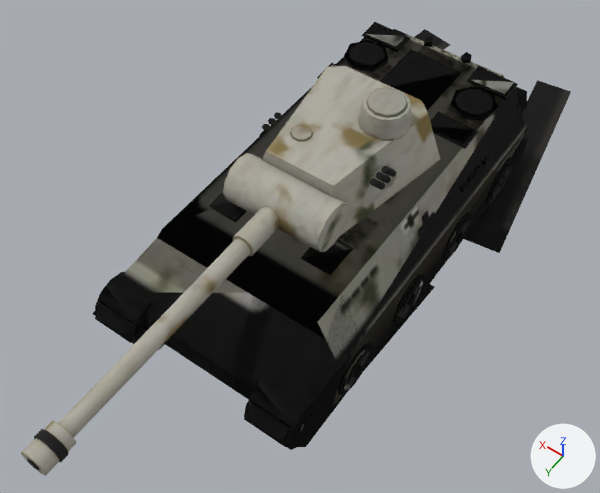
Two versions of the glTF model public/models/pantherD_winter.glb, one commit apart.
One viewpoint serves both versions: a camera (50 mm lens) standing at (-4.4, 6.98, 10.61) and looking at (0.0, 0.83, 0.95). Arrows for +X, +Y and +Z are at lower right; the lights stay in place. The picture after the commit comes second. Vertices at exactly the same position are counted once.

The first picture shows 'hull_ok', 'hull_trackL', 'hull_trackR', 'turret_ok'.
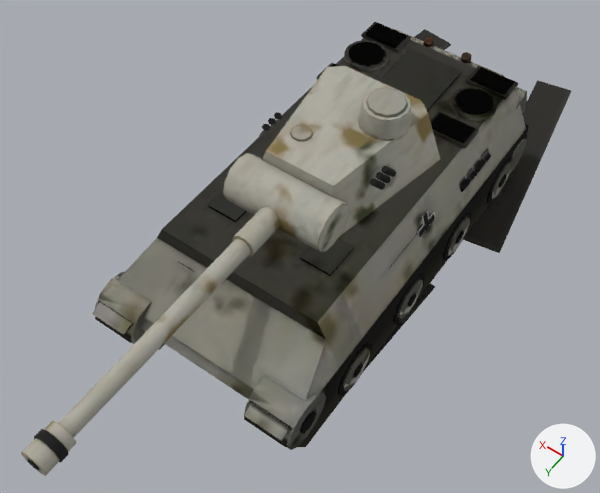
What the commit changed:
Picture 'hull_trackR' (img_hull_trackr) is now built by load_image('hull_trackR', '_unpacked/hull_trackR', 1024, 1024, 'sRGB') instead of load_image('hull_trackR', '_unpacked/hull_trackR', 512, 512, 'sRGB').
Picture 'turret_ok' (img_turret_ok) is now built by load_image('turret_ok', '_unpacked/turret_ok', 1024, 1024, 'sRGB') instead of load_image('turret_ok', '_unpacked/turret_ok', 512, 512, 'sRGB').
me_pantherd_hull_001 is used by ob_hull_ok; location (0.0, 0.0, 0.0).
me_pantherd_hull_001 had 1370 vertices, 2281 faces and spanned x -1.72..1.72, y -3.6..3.48, z 0.0..1.93.
me_pantherd_hull_001 now has 1712 vertices, 3012 faces and spans x -1.72..1.72, y -3.6..3.49, z 0.0..1.93.
me_pantherd_hull_001 part 1: 16 vertices moved from x -1.72..1.72, y -3.52..1.2, z 0.34..1.92 to x -1.72..1.72, y -3.4..1.1, z 0.37..1.93; 253 vertices removed from x -1.72..1.72, y -3.57..3.48, z 0.03..1.92; 503 vertices added at x -1.72..1.72, y -3.57..3.49, z 0.02..1.93.
me_pantherd_hull_001 part 2: 361 kept faces spanning x -1.69..1.72, y -3.6..3.45, z 0.0..1.93 get new texture (UV) coordinates.
Other edits to the shape of me_pantherd_hull_001 do not show in these pictures.
me_pantherd_hull_003 is used by ob_hull_trackl; location (0.0, 0.0, 0.0).
me_pantherd_hull_003 had 1372 vertices, 2281 faces and spanned x -2.26..1.72, y -5.75..3.48, z 0.0..1.93.
me_pantherd_hull_003 now has 1716 vertices, 3016 faces and spans x -2.26..1.72, y -5.75..3.49, z 0.0..1.93.
me_pantherd_hull_003 part 3: a new loose piece, an 8-sided cylinder along x spanning x -1.72..-1.23, y -2.65..-2.43, z 0.34..0.56, in mat_hull_trackl (picture img_hull_trackl).
me_pantherd_hull_003 part 4: a new loose piece, a 14-sided cylinder along z spanning x -1.34..-0.62, y -2.751..-2.049, z 1.85..1.91, in mat_hull_trackl (picture img_hull_trackl).
me_pantherd_hull_003 part 5: a new loose piece, a 14-sided cylinder along z spanning x 0.62..1.34, y -2.751..-2.049, z 1.85..1.91, in mat_hull_trackl (picture img_hull_trackl).
me_pantherd_hull_003 part 6: the loose piece of 4 vertices spanning x 0.65..0.95, y 2.3..2.4, z 1.43..1.51 is rebuilt with 8 vertices and now spans x 0.65..0.95, y 2.29..2.41, z 1.42..1.52.
me_pantherd_hull_003 part 7: 16 vertices moved from x -1.72..1.72, y -3.52..1.2, z 0.34..1.92 to x -1.72..1.72, y -3.4..1.1, z 0.37..1.93; 254 vertices removed from x -1.75..1.72, y -3.57..3.48, z 0.03..1.92; 505 vertices added at x -1.75..1.72, y -3.57..3.49, z 0.0..1.93.
me_pantherd_hull_003 part 8: 1 vertex removed from x -1.59, y -5.75, z 0.03; 2 vertices added at x -1.59, y -5.75, z 0.0..0.05.
me_pantherd_hull_003 part 9: 345 kept faces spanning x -1.69..1.72, y -3.6..3.45, z 0.0..1.93 get new texture (UV) coordinates.
Other edits to the shape of me_pantherd_hull_003 do not show in these pictures.
me_pantherd_hull_005 is used by ob_hull_trackr; location (0.0, 0.0, 0.0).
me_pantherd_hull_005 had 1372 vertices, 2281 faces and spanned x -1.72..2.26, y -5.75..3.48, z 0.0..1.93.
me_pantherd_hull_005 now has 1716 vertices, 3016 faces and spans x -1.72..2.26, y -5.75..3.49, z 0.0..1.93.
me_pantherd_hull_005 part 10: 16 vertices moved from x -1.72..1.72, y -3.52..1.2, z 0.34..1.92 to x -1.72..1.72, y -3.4..1.1, z 0.37..1.93; 255 vertices removed from x -1.72..2.26, y -5.65..3.48, z 0.03..1.92; 507 vertices added at x -1.72..2.26, y -5.65..3.49, z 0.0..1.93.
me_pantherd_hull_005 part 11: 351 kept faces spanning x -1.69..1.72, y -3.6..3.45, z 0.0..1.93 get new texture (UV) coordinates.
Other edits to the shape of me_pantherd_hull_005 do not show in these pictures.

Changed parts and their boxes (x1, y1, x2, y2) in the pictures (600 x 493 px; the box of a moved part takes in the faces that stretch with it):
'hull_trackL', reshaped (mostly hidden before)
    before: (95, 80, 571, 378)
    after: (92, 22, 571, 450)
'hull_trackR', surface changed, reshaped
    before: (95, 23, 528, 450)
    after: (244, 29, 529, 447)
part 1 of me_pantherd_hull_001, moved or reshaped (not visible afterwards)
    before: (93, 22, 517, 441)
part 2 of me_pantherd_hull_001, surface changed
    before: (130, 126, 529, 447)
    after: (286, 441, 305, 447)
part 3 of me_pantherd_hull_003, added
    after: (499, 175, 506, 187)
part 4 of me_pantherd_hull_003, added
    after: (450, 86, 498, 121)
part 5 of me_pantherd_hull_003, added
    after: (344, 40, 389, 72)
part 6 of me_pantherd_hull_003, rebuilt (not visible before)
    after: (177, 261, 195, 274)
part 7 of me_pantherd_hull_003, moved or reshaped
    before: (209, 82, 537, 378)
    after: (92, 22, 537, 441)
part 8 of me_pantherd_hull_003, moved or reshaped
    both: (500, 80, 571, 251)
part 9 of me_pantherd_hull_003, surface changed
    after: (130, 50, 512, 450)
part 10 of me_pantherd_hull_005, moved or reshaped
    before: (209, 23, 518, 377)
    after: (415, 29, 451, 50)
part 11 of me_pantherd_hull_005, surface changed
    before: (249, 50, 528, 450)
    after: (302, 126, 529, 447)
